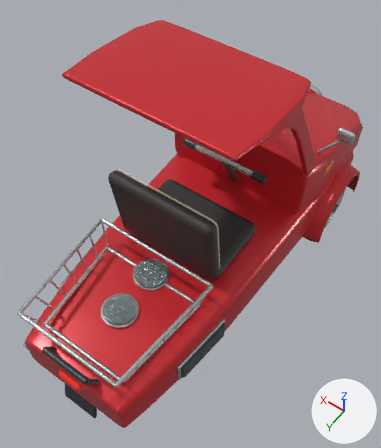
The glTF model vehicles/shopping_trike.glb, before and after one commit.
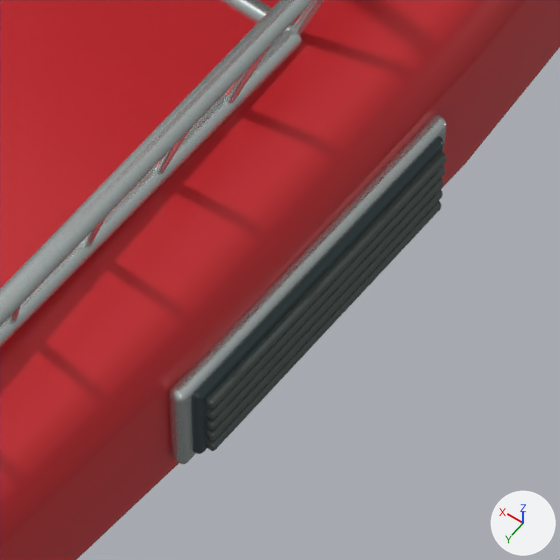
Old and new are each drawn whole from a camera (50 mm lens) standing at (-1.024, 1.614, 2.872) and looking at (-0.015, 0.202, 0.652) and again close up on the part from 39% to 64% of the width and 67% to 88% of the height. Every picture has the same lights, and +X, +Y and +Z are marked at lower right. The first two pictures are the older version. Where no turn or scale is listed for an object, it has been applied to the vertices.

In view in the first close-up: 'Basket rim', 'Basket rim.003', 'Basket rim.007', 'Engine cooling louvre', 'Engine cooling louvre.001', 'Engine cooling louvre.002', 'Engine cooling louvre.003', 'Engine cooling louvre.004', 'Pressed chassis', 'Recess behind cooling slots', 'Service vent surround' and 5 more.
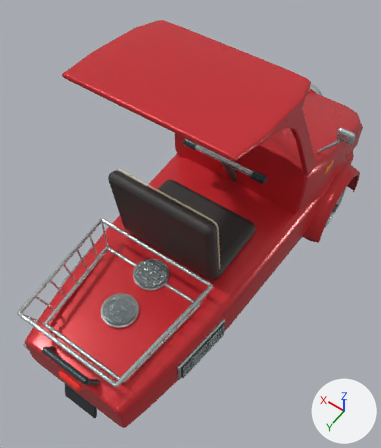
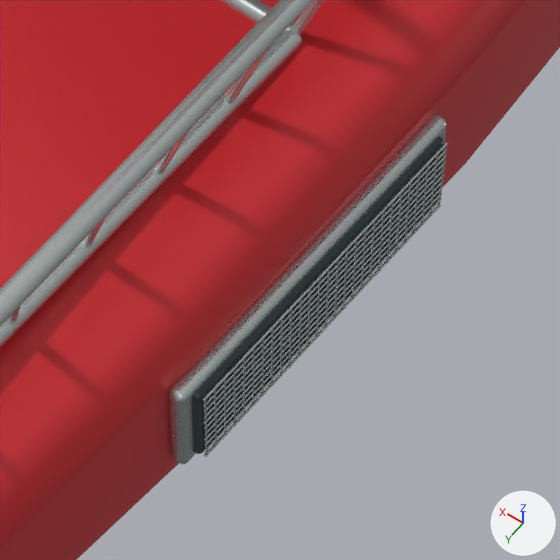
Commit message: Fit square wire mesh to the shopping trike engine intakes

Location of each change, [x1, y1, x2, y2] in pixels of the close-ups (560 x 560 px):
'Engine intake wire mesh', added
    after: [202, 142, 448, 457]
'Engine cooling louvre.004', deleted
    before: [205, 151, 447, 408]
'Engine cooling louvre.003', deleted
    before: [205, 166, 445, 419]
'Engine cooling louvre.002', deleted
    before: [206, 177, 444, 430]
'Engine cooling louvre.001', deleted
    before: [206, 189, 443, 440]
'Engine cooling louvre', deleted
    before: [206, 201, 441, 451]

The change, as a list of edits to the scene's bpy script:
```text
Add me_square_wire_grille:
    me_square_wire_grille.from_pydata(...)  # 304 vertices, 304 faces; spans x -0.441..-0.403, y 0.492..0.808, z 0.326..0.448
    me_square_wire_grille.materials.append(mat_brushed_equipment_metal)  # light grey #c4cdcb
Remove ob_engine_cooling_louvre:
    ob_engine_cooling_louvre = bpy.data.objects.new('Engine cooling louvre', me_kub_008)
    ob_engine_cooling_louvre.location = (-0.421, 0.65, 0.34)
Remove ob_engine_cooling_louvre_001:
    ob_engine_cooling_louvre_001 = bpy.data.objects.new('Engine cooling louvre.001', me_kub_009)
    ob_engine_cooling_louvre_001.location = (-0.421, 0.65, 0.363)
Remove ob_engine_cooling_louvre_002:
    ob_engine_cooling_louvre_002 = bpy.data.objects.new('Engine cooling louvre.002', me_kub_010)
    ob_engine_cooling_louvre_002.location = (-0.421, 0.65, 0.386)
Remove ob_engine_cooling_louvre_003:
    ob_engine_cooling_louvre_003 = bpy.data.objects.new('Engine cooling louvre.003', me_kub_011)
    ob_engine_cooling_louvre_003.location = (-0.421, 0.65, 0.409)
Remove ob_engine_cooling_louvre_004:
    ob_engine_cooling_louvre_004 = bpy.data.objects.new('Engine cooling louvre.004', me_kub_012)
    ob_engine_cooling_louvre_004.location = (-0.421, 0.65, 0.432)
Add ob_engine_intake_wire_mesh:
    ob_engine_intake_wire_mesh = bpy.data.objects.new('Engine intake wire mesh', me_square_wire_grille)
    ob_engine_intake_wire_mesh.location = (0.0, 0.0, 0.0)
```
